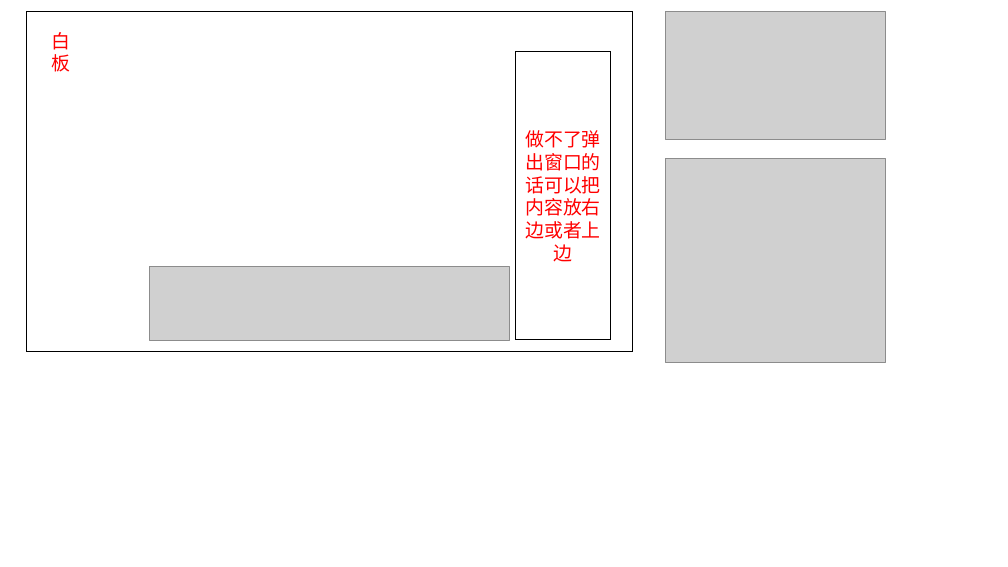
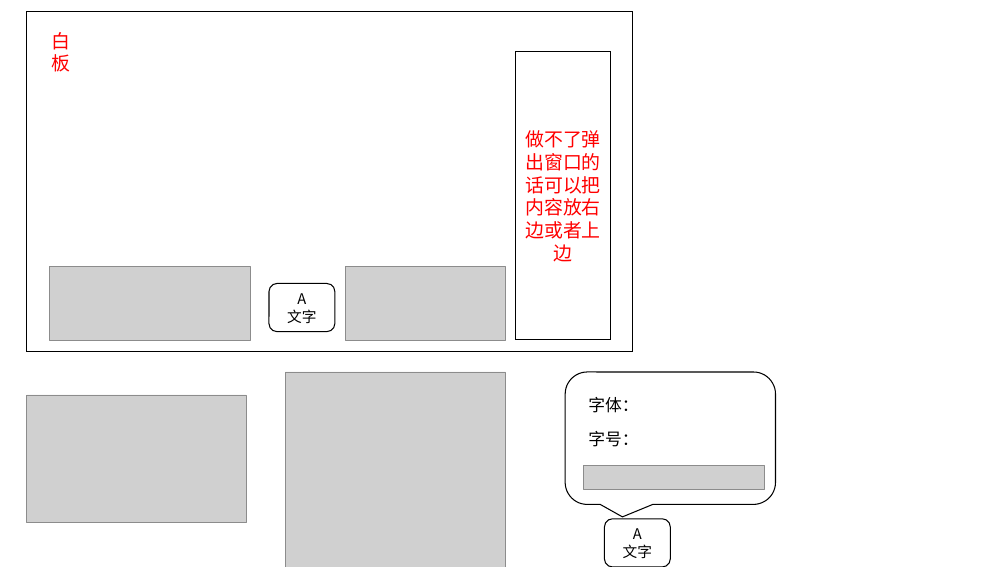
Before and after one commit to barryZZJ/ComputerNetworkCourseProject, a slide deck: slide 3 of 文档/GUI设计.pptx. Drawn at 1008x567 pixels with LibreOffice and Linux fonts; fonts in the diff are those of the drawing; grey boxes stand for pictures. Boxes give left, top, right and bottom in pixels: in the first picture for what was removed or moved away, otherwise in the second. Text is boxed around its words. In the diff, an @@ line names an element or a change of style, - is before the commit and + after.

```diff
--- a/文档/GUI设计.pptx
+++ b/文档/GUI设计.pptx
@@ picture resized from (x1=150, y1=267, x2=510, y2=340) to (x1=49, y1=267, x2=250, y2=340) @@
@@ picture added at (x1=346, y1=267, x2=506, y2=340) @@
@@ rounded rectangle added at (x1=269, y1=284, x2=335, y2=332), fill #FFFFFF, outline #000000 1 pt, 14 pt, text #000000 @@
+A
+文字
@@ picture resized from (x1=665, y1=158, x2=885, y2=362) to (x1=286, y1=372, x2=506, y2=567) @@
@@ rounded speech box added at (x1=566, y1=372, x2=776, y2=504), fill #FFFFFF, outline #000000 1 pt @@
@@ picture moved from (x1=666, y1=12, x2=885, y2=139) to (x1=27, y1=395, x2=247, y2=522) @@
@@ text added at (x1=588, y1=397, x2=638, y2=413), 16 pt, text #000000 @@
+字体：
@@ text added at (x1=588, y1=431, x2=638, y2=447), 16 pt, text #000000 @@
+字号：
@@ picture added at (x1=584, y1=465, x2=765, y2=489) @@
@@ rounded rectangle added at (x1=605, y1=519, x2=671, y2=567), fill #FFFFFF, outline #000000 1 pt, 14 pt, text #000000 @@
+A
+文字
```
Also in this commit, not shown: 2 other files.
